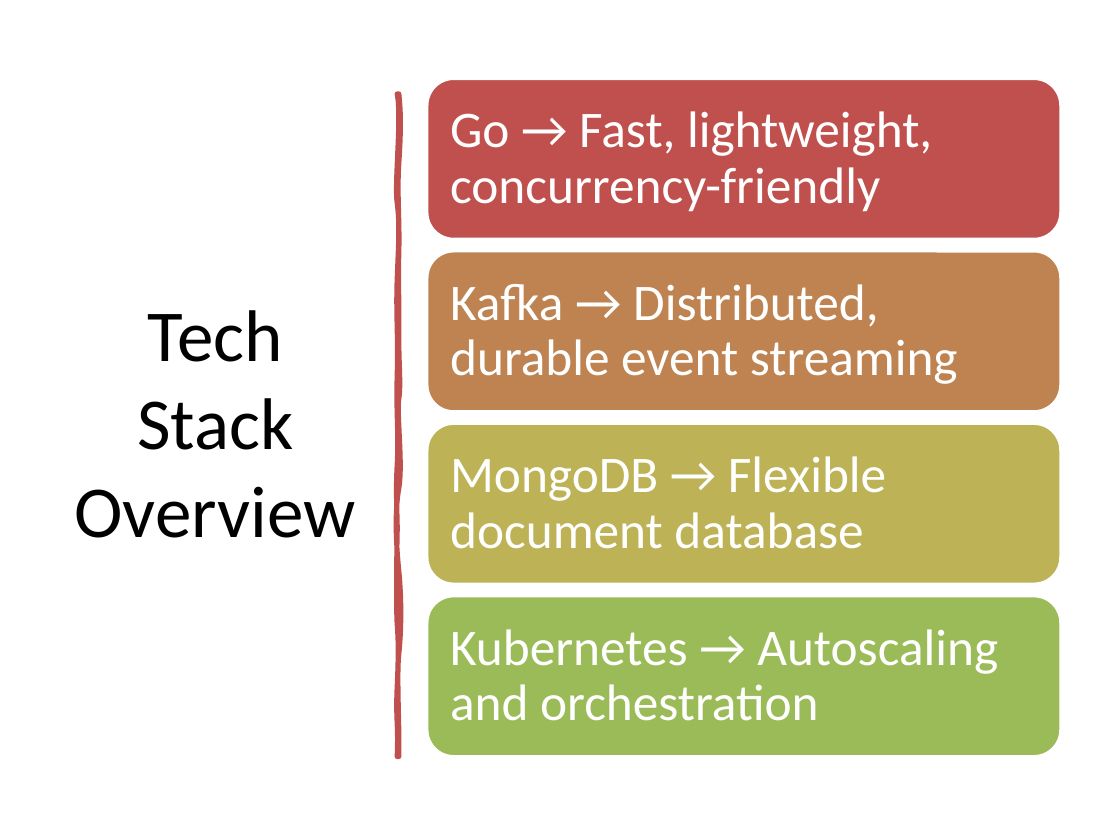
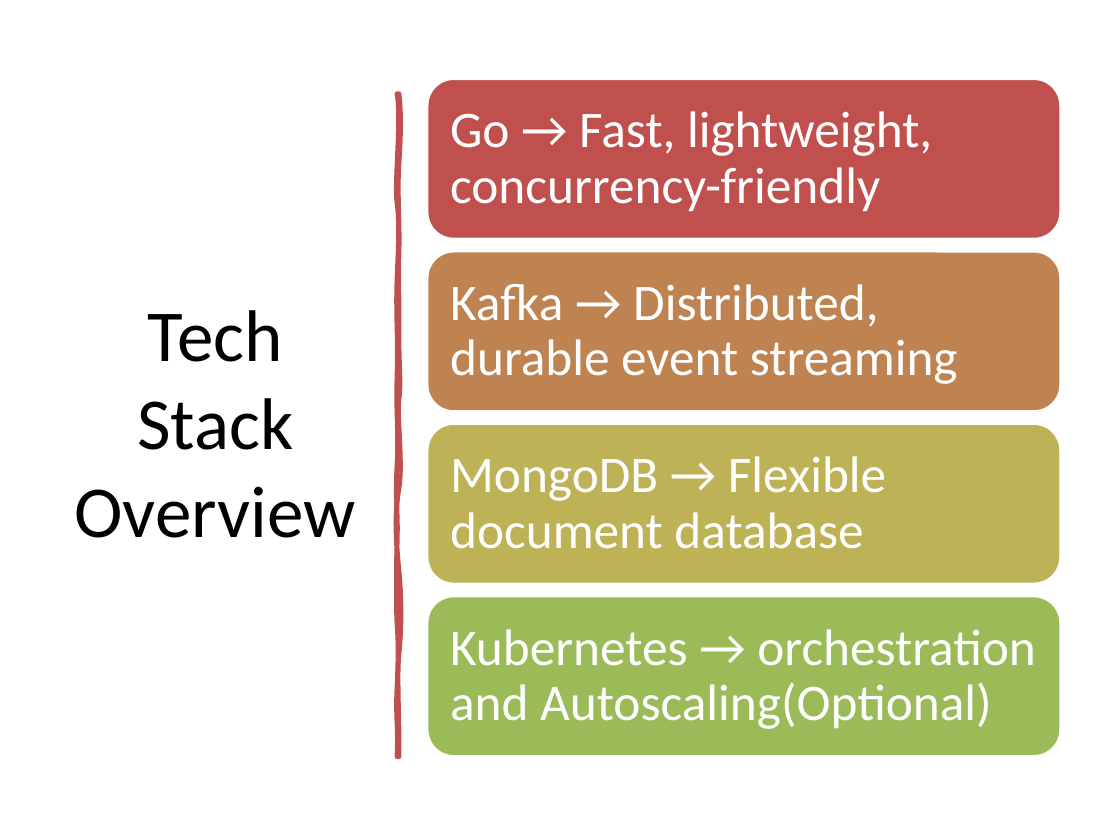
Before and after one commit to rahulsidpatil/go-k8s-data-pipeline, a slide deck: slide 4 of ppt-artifacts/go_k8s_data_pipeline_updated.pptx. Drawn at 1120x840 pixels with LibreOffice and Linux fonts; fonts in the diff are those of the drawing. Boxes give left, top, right and bottom in pixels: in the first picture for what was removed or moved away, otherwise in the second. Text is boxed around its words. In the diff, an @@ line names an element or a change of style, - is before the commit and + after.

```diff
--- a/ppt-artifacts/go_k8s_data_pipeline_updated.pptx
+++ b/ppt-artifacts/go_k8s_data_pipeline_updated.pptx
@@ text at (450, 629, 1035, 729): text changed @@
-Kubernetes → Autoscaling and orchestration
+Kubernetes → orchestration and Autoscaling(Optional)
```
Also in this commit, not shown: 4 other slides changed, 10 slides added, 2 other files.
